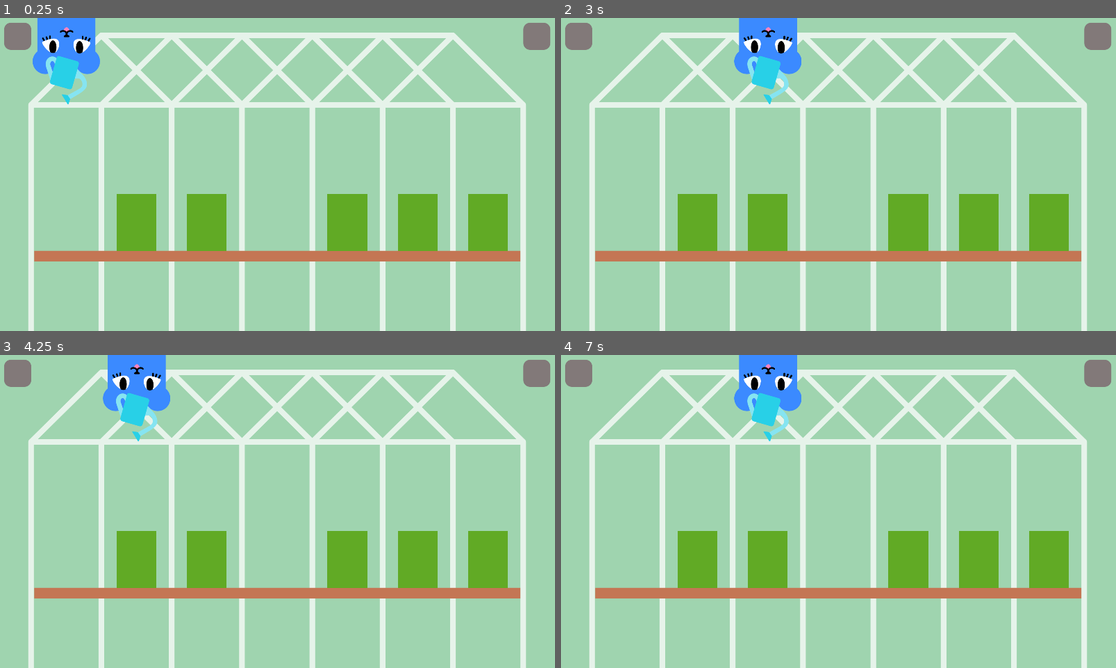
Above: before the commit, frames 1-4 (two rows, left to right).
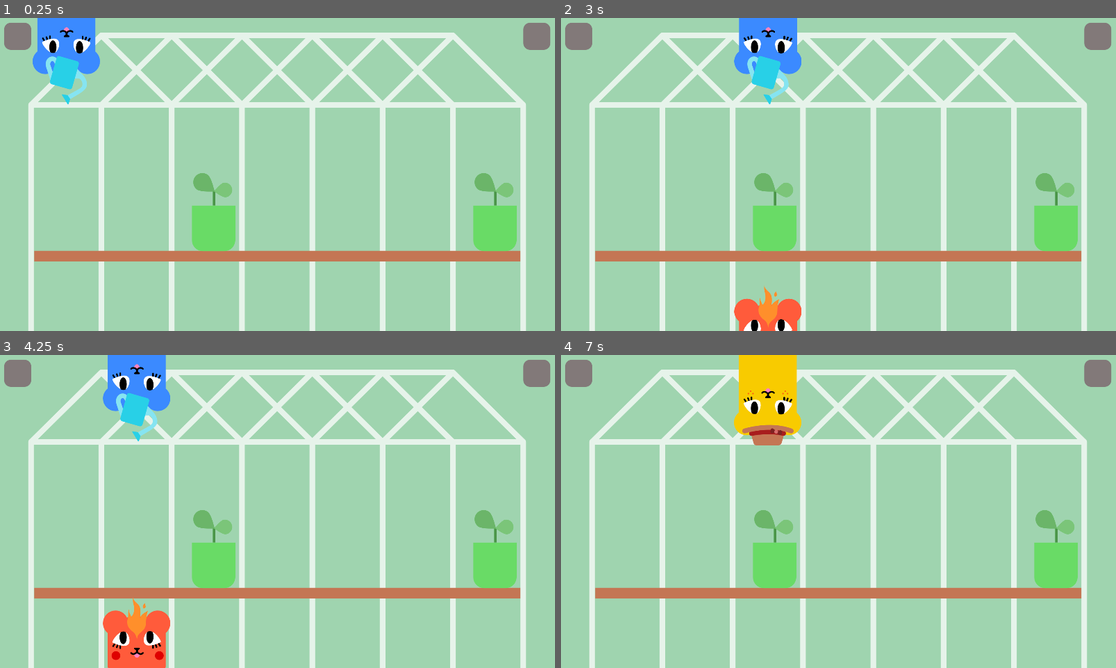
Above: after the commit, the same moments.

Repository: Janakanty/Mongoose-Garden
Game: Godot game, scene res://src/mainGamePlay/main.tscn
Same seed, same stepped clock (60 frames per second), same inputs: the game is played once before the commit and once after it.
Inputs:
- Up to frame 1 (0.25 s): no input
- Up to frame 2 (3 s): tap Enter at 0.5, 2 s; hold Right (right) 0.53-1.28 s; tap Space at 1.25, 2.75 s; hold Down (down) 1.28-2.03 s; hold Right (right) 2.03-2.78 s; hold Up (up) from 2.78 s (still down)
- Up to frame 3 (4.25 s): tap Enter at 3.5 s; release Up (up) at 3.53 s; hold Left (left) from 3.53 s (still down)
- Up to frame 4 (7 s): tap Space at 4.25 s; release Left (left) at 5.03 s; hold Down (down) 5.03-5.78 s; hold Right (right) 5.78-6.53 s; hold Up (up) from 6.53 s (still down)

The runs differ from the first frame. In frame 1, 7.5% of the frame differs, in the area x 21-94%, y 49-75%; in frame 2, 8.6%; in frame 3, 9.5%; in frame 4, 11%, in the area x 21-94%, y 0-75%.

Commit message:
0.5

Diff:
--- /dev/null
+++ b/global.gd
@@ -0,0 +1 @@
+extends Node
--- a/project.godot
+++ b/project.godot
@@ -13,6 +13,10 @@
 config/name="Mongoose Garden"
 run/main_scene="res://src/mainGamePlay/main.tscn"
 config/icon="res://icon.png"
+
+[autoload]
+
+Global="*res://global.gd"
 
 [display]
 
--- a/src/mainGamePlay/main.gd
+++ b/src/mainGamePlay/main.gd
@@ -2,6 +2,8 @@
 
 onready var mongooses = $mongooses
 var column = 1
+var mongoose_mode = 1 # 1 - water , 2 - fire , 3 - garderer
+var mongoose_is_changing = 0
 
 func _ready():
 	pass # Replace with function body.
@@ -9,6 +11,7 @@
 func _input(event):
 	change_mongoose_position()
 	quit()
+	change_mongoose_to_active()
 
 func quit():
 	if Input.is_action_pressed("quit"):
@@ -24,7 +27,19 @@
 	pass
 
 func change_mongoose_to_active():
-	pass
+	if Input.is_action_just_pressed("up") and mongoose_is_changing == 0 :
+		mongoose_is_changing = 1
+		match mongoose_mode:
+			1:
+				mongoose_mode = 2
+				$changeMongoose.play("change_to_fire")
+			2:
+				mongoose_mode = 3
+				$changeMongoose.play("change_to_garden")
+			3:
+				mongoose_mode = 1
+				$changeMongoose.play("change_to_water")
+		pass
 
 func change_mongoose_position():
 	if Input.is_action_just_pressed("left") and column > 1:
@@ -50,4 +65,12 @@
 			mongooses.rect_position.x = 1446
 		7:
 			mongooses.rect_position.x = 1689
-	print(column)
+
+
+func _on_changeMongoose_animation_finished(anim_name):
+	mongoose_is_changing = 0
+
+
+func _on_Button_pressed(): # znikające menu
+	#$changeMongoose.play("endMenu")
+	pass
--- a/src/mainGamePlay/main.tscn
+++ b/src/mainGamePlay/main.tscn
@@ -6,6 +6,170 @@
 [ext_resource path="res://graphics/background/background.png" type="Texture" id=4]
 [ext_resource path="res://src/mongooses/gardererMongoose/gardenMongoose.tscn" type="PackedScene" id=5]
 [ext_resource path="res://src/mongooses/fireMongoose/fireMongoose.tscn" type="PackedScene" id=6]
+[ext_resource path="res://graphics/menu/menuBackground.png" type="Texture" id=7]
+
+[sub_resource type="Animation" id=1]
+length = 0.001
+tracks/0/type = "value"
+tracks/0/path = NodePath("mongooses/water:rect_position")
+tracks/0/interp = 1
+tracks/0/loop_wrap = true
+tracks/0/imported = false
+tracks/0/enabled = true
+tracks/0/keys = {
+"times": PoolRealArray( 0 ),
+"transitions": PoolRealArray( 1 ),
+"update": 0,
+"values": [ Vector2( -116, -59 ) ]
+}
+tracks/1/type = "value"
+tracks/1/path = NodePath("mongooses/fire:rect_position")
+tracks/1/interp = 1
+tracks/1/loop_wrap = true
+tracks/1/imported = false
+tracks/1/enabled = true
+tracks/1/keys = {
+"times": PoolRealArray( 0 ),
+"transitions": PoolRealArray( 1 ),
+"update": 0,
+"values": [ Vector2( -116, 1094 ) ]
+}
+tracks/2/type = "value"
+tracks/2/path = NodePath("mongooses/garden:rect_position")
+tracks/2/interp = 1
+tracks/2/loop_wrap = true
+tracks/2/imported = false
+tracks/2/enabled = true
+tracks/2/keys = {
+"times": PoolRealArray( 0 ),
+"transitions": PoolRealArray( 1 ),
+"update": 0,
+"values": [ Vector2( -117, -1046 ) ]
+}
+tracks/3/type = "value"
+tracks/3/path = NodePath("TextureRect:rect_position")
+tracks/3/interp = 1
+tracks/3/loop_wrap = true
+tracks/3/imported = false
+tracks/3/enabled = true
+tracks/3/keys = {
+"times": PoolRealArray( 0 ),
+"transitions": PoolRealArray( 1 ),
+"update": 0,
+"values": [ Vector2( -182, -51 ) ]
+}
+
+[sub_resource type="Animation" id=2]
+resource_name = "change_to_fire"
+length = 0.3
+tracks/0/type = "value"
+tracks/0/path = NodePath("mongooses/water:rect_position")
+tracks/0/interp = 1
+tracks/0/loop_wrap = true
+tracks/0/imported = false
+tracks/0/enabled = true
+tracks/0/keys = {
+"times": PoolRealArray( 0, 0.3 ),
+"transitions": PoolRealArray( 1, 1 ),
+"update": 0,
+"values": [ Vector2( -116, -59 ), Vector2( -116, -59 ) ]
+}
+tracks/1/type = "value"
+tracks/1/path = NodePath("mongooses/fire:rect_position")
+tracks/1/interp = 1
+tracks/1/loop_wrap = true
+tracks/1/imported = false
+tracks/1/enabled = true
+tracks/1/keys = {
+"times": PoolRealArray( 0, 0.3 ),
+"transitions": PoolRealArray( 1, 1 ),
+"update": 0,
+"values": [ Vector2( -116, 1094 ), Vector2( -116, 834 ) ]
+}
+
+[sub_resource type="Animation" id=3]
+resource_name = "change_to_garden"
+length = 0.3
+tracks/0/type = "value"
+tracks/0/path = NodePath("mongooses/fire:rect_position")
+tracks/0/interp = 1
+tracks/0/loop_wrap = true
+tracks/0/imported = false
+tracks/0/enabled = true
+tracks/0/keys = {
+"times": PoolRealArray( 0, 0.3 ),
+"transitions": PoolRealArray( 1, 1 ),
+"update": 0,
+"values": [ Vector2( -116, 834 ), Vector2( -116, 1080 ) ]
+}
+tracks/1/type = "value"
+tracks/1/path = NodePath("mongooses/water:rect_position")
+tracks/1/interp = 1
+tracks/1/loop_wrap = true
+tracks/1/imported = false
+tracks/1/enabled = true
+tracks/1/keys = {
+"times": PoolRealArray( 0, 0.3 ),
+"transitions": PoolRealArray( 1, 1 ),
+"update": 0,
+"values": [ Vector2( -116, -59 ), Vector2( -116, -351 ) ]
+}
+tracks/2/type = "value"
+tracks/2/path = NodePath("mongooses/garden:rect_position")
+tracks/2/interp = 1
+tracks/2/loop_wrap = true
+tracks/2/imported = false
+tracks/2/enabled = true
+tracks/2/keys = {
+"times": PoolRealArray( 0, 0.3 ),
+"transitions": PoolRealArray( 1, 1 ),
+"update": 0,
+"values": [ Vector2( -117, -1046 ), Vector2( -117, -686 ) ]
+}
+
+[sub_resource type="Animation" id=4]
+resource_name = "change_to_water"
+length = 0.3
+tracks/0/type = "value"
+tracks/0/path = NodePath("mongooses/garden:rect_position")
+tracks/0/interp = 1
+tracks/0/loop_wrap = true
+tracks/0/imported = false
+tracks/0/enabled = true
+tracks/0/keys = {
+"times": PoolRealArray( 0, 0.3 ),
+"transitions": PoolRealArray( 1, 1 ),
+"update": 0,
+"values": [ Vector2( -117, -686 ), Vector2( -117, -1021 ) ]
+}
+tracks/1/type = "value"
+tracks/1/path = NodePath("mongooses/water:rect_position")
+tracks/1/interp = 1
+tracks/1/loop_wrap = true
+tracks/1/imported = false
+tracks/1/enabled = true
+tracks/1/keys = {
+"times": PoolRealArray( 0, 0.3 ),
+"transitions": PoolRealArray( 1, 1 ),
+"update": 0,
+"values": [ Vector2( -116, -351 ), Vector2( -116, -59 ) ]
+}
+
+[sub_resource type="Animation" id=5]
+resource_name = "endMenu"
+length = 2.0
+tracks/0/type = "value"
+tracks/0/path = NodePath("TextureRect:rect_position")
+tracks/0/interp = 1
+tracks/0/loop_wrap = true
+tracks/0/imported = false
+tracks/0/enabled = true
+tracks/0/keys = {
+"times": PoolRealArray( 0, 2 ),
+"transitions": PoolRealArray( 2.82843, 2.82843 ),
+"update": 0,
+"values": [ Vector2( -182, -51 ), Vector2( -2387, -54 ) ]
+}
 
 [node name="main" type="Control"]
 anchor_right = 1.0
@@ -46,11 +210,11 @@
 margin_right = 119.0
 margin_bottom = 280.0
 
-[node name="fire" parent="mongooses" instance=ExtResource( 5 )]
+[node name="garden" parent="mongooses" instance=ExtResource( 5 )]
 margin_top = -1046.0
 margin_bottom = -47.0
 
-[node name="garden" parent="mongooses" instance=ExtResource( 6 )]
+[node name="fire" parent="mongooses" instance=ExtResource( 6 )]
 margin_top = 1094.0
 margin_bottom = 1437.0
 
@@ -58,3 +222,35 @@
 position = Vector2( 955, 542 )
 
 [node name="changeMongoose" type="AnimationPlayer" parent="."]
+anims/RESET = SubResource( 1 )
+anims/change_to_fire = SubResource( 2 )
+anims/change_to_garden = SubResource( 3 )
+anims/change_to_water = SubResource( 4 )
+anims/endMenu = SubResource( 5 )
+
+[node name="TextureRect" type="TextureRect" parent="."]
+visible = false
+margin_left = -182.0
+margin_top = -51.0
+margin_right = 1897.0
+margin_bottom = 1029.0
+rect_scale = Vector2( 1.11824, 1.11824 )
+texture = ExtResource( 7 )
+expand = true
+__meta__ = {
+"_edit_use_anchors_": false
+}
+
+[node name="Button" type="Button" parent="TextureRect"]
+anchor_left = 0.5
+anchor_top = 0.5
+anchor_right = 0.5
+anchor_bottom = 0.5
+margin_left = -199.786
+margin_top = -81.2426
+margin_right = 208.214
+margin_bottom = 93.7574
+text = "PLAY"
+
+[connection signal="animation_finished" from="changeMongoose" to="." method="_on_changeMongoose_animation_finished"]
+[connection signal="pressed" from="TextureRect/Button" to="." method="_on_Button_pressed"]
--- a/src/mainGamePlay/plantControl.gd
+++ b/src/mainGamePlay/plantControl.gd
@@ -1,18 +1,14 @@
 extends Control
 
-var plant = preload("res://src/plants/plant/plant.tscn")
+var plant = preload("res://src/plants/lobdilla/lobdilla.tscn")
 
 var plant_slots = [0,0,0,0,0,0,0]
 var rng
 var my_random_number
 
+
 func _ready():
-	get_new_plant()
-	get_new_plant()
-	get_new_plant()
-	get_new_plant()
-	get_new_plant()
-
+	gameplay_plan_machine()
 
 
 func _process(delta):
@@ -35,27 +31,26 @@
 		var rng = rand_number()
 		match rng:
 			0:
-				next_plant.rect_position = Vector2(231,605)
-				print("pierwszy slot")
+				next_plant.rect_position = Vector2(231,360)
 			1:
-				next_plant.rect_position = Vector2(474,605)
-				print("drugi slot")
+				next_plant.rect_position = Vector2(474,360)
 			2:
-				next_plant.rect_position = Vector2(717,605)
-				print("trzeci slot")
+				next_plant.rect_position = Vector2(717,360)
 			3:
-				next_plant.rect_position = Vector2(960,605)
-				print("czwarty slot")
+				next_plant.rect_position = Vector2(960,360)
 			4:
-				next_plant.rect_position = Vector2(1203,605)
-				print("piaty slot")
+				next_plant.rect_position = Vector2(1203,360)
 			5:
-				next_plant.rect_position = Vector2(1446,605)
-				print("szosty slot")
+				next_plant.rect_position = Vector2(1446,360)
 			6:
-				next_plant.rect_position = Vector2(1689,605)
-				print("siodmy slot")
+				next_plant.rect_position = Vector2(1689,360)
+		next_plant.my_column = rng
 		plant_slots[rng] = 1
 		add_child(next_plant)
 
-		print(rng , "fef")
+func gameplay_plan_machine():
+	get_new_plant()
+	get_new_plant()
+
+func set_plant():
+	plant = preload("res://src/plants/lobdilla/lobdilla.tscn")
--- a/src/mongooses/fireMongoose/fireMongoose.tscn
+++ b/src/mongooses/fireMongoose/fireMongoose.tscn
@@ -5,10 +5,34 @@
 
 [sub_resource type="Animation" id=1]
 length = 0.001
+tracks/0/type = "value"
+tracks/0/path = NodePath("texture:modulate")
+tracks/0/interp = 1
+tracks/0/loop_wrap = true
+tracks/0/imported = false
+tracks/0/enabled = true
+tracks/0/keys = {
+"times": PoolRealArray( 0 ),
+"transitions": PoolRealArray( 1 ),
+"update": 0,
+"values": [ Color( 1, 1, 1, 1 ) ]
+}
 
 [sub_resource type="Animation" id=2]
 resource_name = "powerON"
 length = 0.5
+tracks/0/type = "value"
+tracks/0/path = NodePath("texture:modulate")
+tracks/0/interp = 1
+tracks/0/loop_wrap = true
+tracks/0/imported = false
+tracks/0/enabled = true
+tracks/0/keys = {
+"times": PoolRealArray( 0, 0.5 ),
+"transitions": PoolRealArray( 1, 1 ),
+"update": 0,
+"values": [ Color( 1, 1, 1, 1 ), Color( 0.956863, 0.654902, 0.654902, 1 ) ]
+}
 
 [node name="mongoose" type="Control"]
 margin_left = -116.0
@@ -21,7 +45,7 @@
 "_edit_use_anchors_": false
 }
 
-[node name="ColorRect2" type="TextureRect" parent="."]
+[node name="texture" type="TextureRect" parent="."]
 anchor_right = 1.0
 anchor_bottom = 3.198
 margin_bottom = -736.914
--- /dev/null
+++ b/src/plants/lobdilla/lobdilla.gd
@@ -0,0 +1,30 @@
+extends Control
+
+#specyfika każdy kwiatek ma swoje warunki. Ma czas na sobie.
+onready var timer_down = $Timer_to_lose
+var my_column = 0
+var have_i_grown_up = 0
+var plant_level = 0
+var plant_condition = 2
+var time_down = 5.0
+
+func _ready():
+	timer_down.wait_time = time_down
+
+
+func _process(delta):
+	pass
+
+func way_to_grow_or_lose():
+	pass
+
+func grow_way():
+	pass
+
+func check_plant_condition():
+	pass
+
+func _on_Timer_to_lose_timeout():
+	plant_condition = plant_condition - 1
+	if plant_condition <= 0:
+		timer_down.stop()
--- /dev/null
+++ b/src/plants/lobdilla/lobdilla.tscn
@@ -0,0 +1,36 @@
+[gd_scene load_steps=4 format=2]
+
+[ext_resource path="res://src/plants/lobdilla/lobdilla.gd" type="Script" id=1]
+[ext_resource path="res://graphics/plants/lobdilla/LOBDILLA sadzonka OK.png" type="Texture" id=2]
+[ext_resource path="res://graphics/plants/lobdilla/lobdilla doniczka.png" type="Texture" id=3]
+
+[node name="plant" type="Control"]
+anchor_left = -0.036
+anchor_top = 0.001
+anchor_right = 0.052
+anchor_bottom = 0.515
+margin_left = -23.88
+margin_top = -0.08
+margin_right = -22.84
+margin_bottom = 0.799927
+rect_pivot_offset = Vector2( 93, 0 )
+script = ExtResource( 1 )
+__meta__ = {
+"_edit_use_anchors_": false
+}
+
+[node name="ColorRect" type="TextureRect" parent="."]
+anchor_right = 1.0
+anchor_bottom = 1.0
+texture = ExtResource( 2 )
+
+[node name="ColorRect2" type="TextureRect" parent="."]
+anchor_right = 1.0
+anchor_bottom = 1.0
+texture = ExtResource( 3 )
+
+[node name="Timer_to_lose" type="Timer" parent="."]
+wait_time = 5.0
+autostart = true
+
+[connection signal="timeout" from="Timer_to_lose" to="." method="_on_Timer_to_lose_timeout"]
--- a/src/plants/plant/plant.gd
+++ b/src/plants/plant/plant.gd
@@ -1,16 +1,14 @@
 extends Control
 
+#specyfika każdy kwiatek ma swoje warunki. Ma czas na sobie.
+var my_column = 0
 
-# Declare member variables here. Examples:
-# var a = 2
-# var b = "text"
+func _ready():
+	pass
+	#co siędzieje jak się pojawia? Cały czas patrzy na globala na to co robią mangusty
 
+func _process(delta):
+	pass
 
-# Called when the node enters the scene tree for the first time.
-func _ready():
-	pass # Replace with function body.
-
-
-# Called every frame. 'delta' is the elapsed time since the previous frame.
-#func _process(delta):
-#	pass
+func my_condition_to_grove():
+	pass
--- a/src/plants/plant/plant.tscn
+++ b/src/plants/plant/plant.tscn
@@ -2,14 +2,14 @@
 
 [ext_resource path="res://src/plants/plant/plant.gd" type="Script" id=1]
 
-[node name="Control" type="Control"]
+[node name="plant" type="Control"]
 anchor_left = -0.036
 anchor_top = 0.001
 anchor_right = 0.035
 anchor_bottom = 0.183
-margin_left = -0.879997
+margin_left = -0.880013
 margin_top = -1.08
-margin_right = 0.800003
+margin_right = 0.799995
 margin_bottom = -0.640015
 rect_pivot_offset = Vector2( 70, 0 )
 script = ExtResource( 1 )
Binary file added: graphics/menu/menuBackground.png
Not shown, added: graphics/menu/menuBackground.png.import
Binary file added: graphics/plants/lobdilla/LOBDILLA BAD.png
Not shown, added: graphics/plants/lobdilla/LOBDILLA BAD.png.import
Binary file added: graphics/plants/lobdilla/LOBDILLA DEAD.png
Not shown, added: graphics/plants/lobdilla/LOBDILLA DEAD.png.import
Binary file added: graphics/plants/lobdilla/LOBDILLA OK.png
Not shown, added: graphics/plants/lobdilla/LOBDILLA OK.png.import
Binary file added: graphics/plants/lobdilla/LOBDILLA sadzonka BAD.png
Not shown, added: graphics/plants/lobdilla/LOBDILLA sadzonka BAD.png.import
Binary file added: graphics/plants/lobdilla/LOBDILLA sadzonka DEAD.png
Not shown, added: graphics/plants/lobdilla/LOBDILLA sadzonka DEAD.png.import
(and 5 more such lines)
